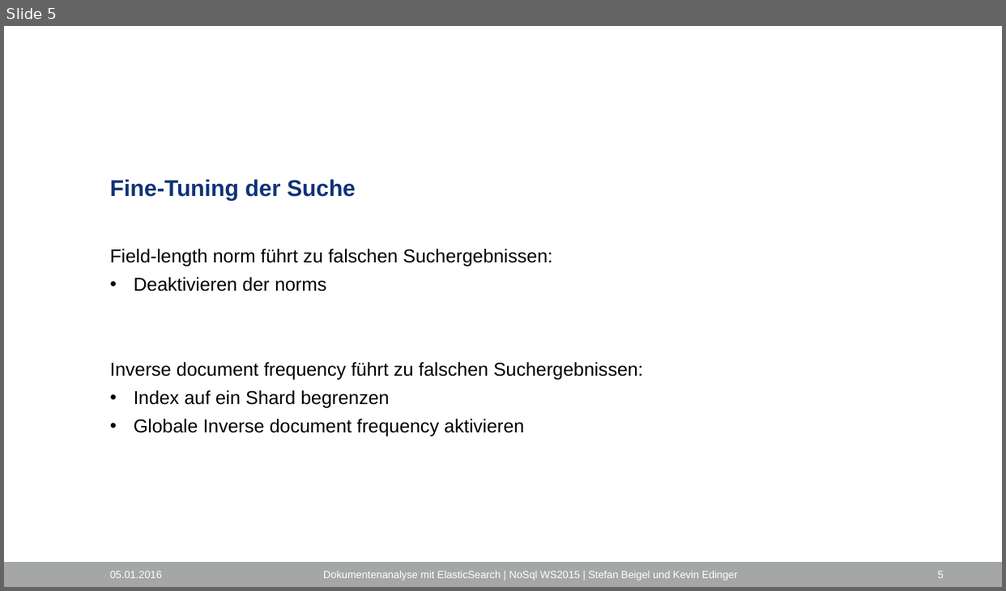
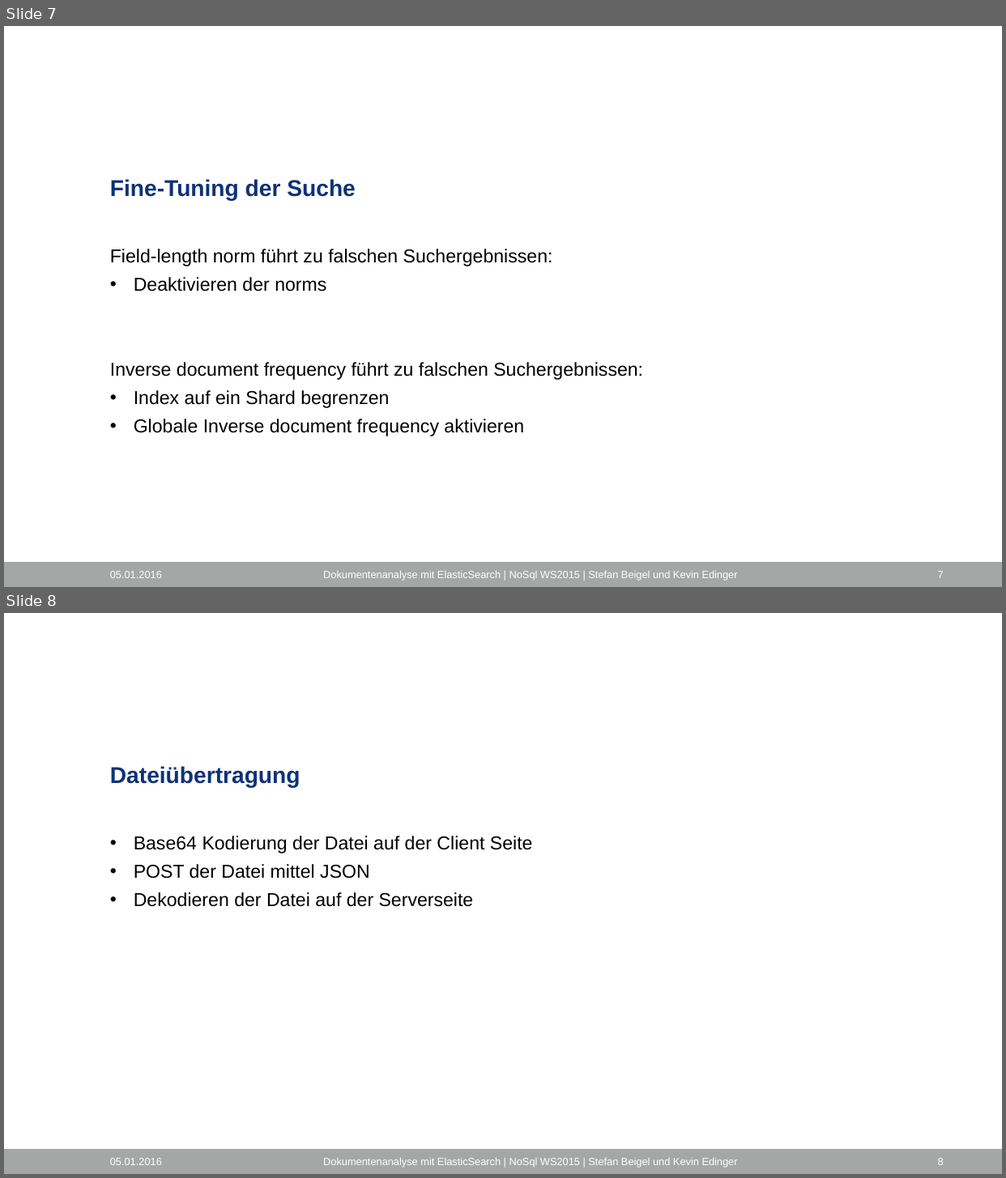
Before and after one commit to stefan0001/hochschule_nosql, a slide deck: presentation.pptx. Shown one above the other, each under a label of ours: slide 5 before the commit, slides 7 and 8 after it. The pictures are 1006x591 and 1006x1178 pixels, drawn with LibreOffice and Linux fonts; fonts in the diff are those of the drawing; background and template pictures are left out. Boxes give left, top, right and bottom in pixels: in the first picture for what was removed or moved away, otherwise in the second. Text is boxed around its words. In the diff, an @@ line names an element or a change of style, - is before the commit and + after.

```diff
--- a/presentation.pptx
+++ b/presentation.pptx
@@ slide 8 added at box(4, 613, 1002, 1174), background #FFFFFF; not listed: 1 template element that a slide beside it also shows @@
@@ title added at box(110, 766, 300, 788), 22 pt, text #0F3277, bold @@
+Dateiübertragung
@@ text added at box(134, 836, 533, 907), 18 pt, text #000000 @@
+• Base64 Kodierung der Datei auf der Client Seite
+• POST der Datei mittel JSON
+• Dekodieren der Datei auf der Serverseite
@@ text added at box(110, 1158, 162, 1165), 10 pt, text #FFFFFF @@
+05.01.2016
@@ text added at box(323, 1158, 738, 1168), 10 pt, text #FFFFFF @@
+Dokumentenanalyse mit ElasticSearch | NoSql WS2015 | Stefan Beigel und Kevin Edinger
@@ page number added at box(938, 1158, 944, 1165), 10 pt, text #FFFFFF @@
+8
@@ what was slide 5 is now slide 7 @@
@@ page number at box(938, 571, 944, 578): text changed @@
-5
+7
```
Also in this commit, not shown: 1 slide changed, 1 other slide added, 1 other file.
